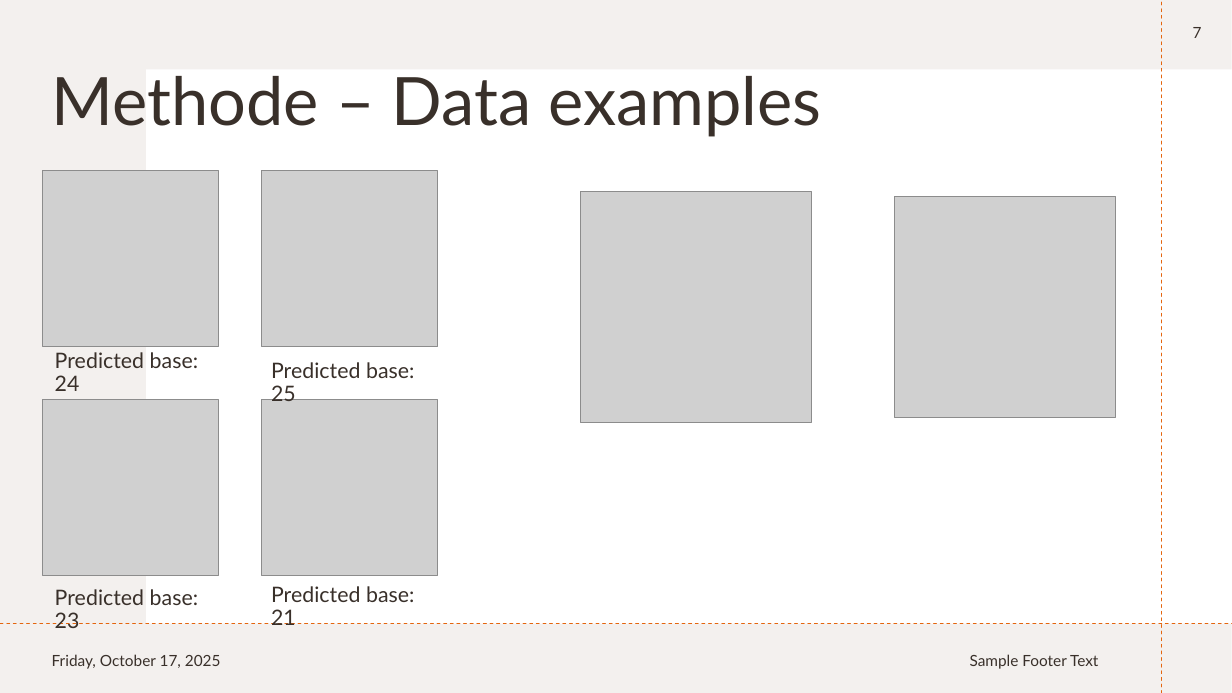
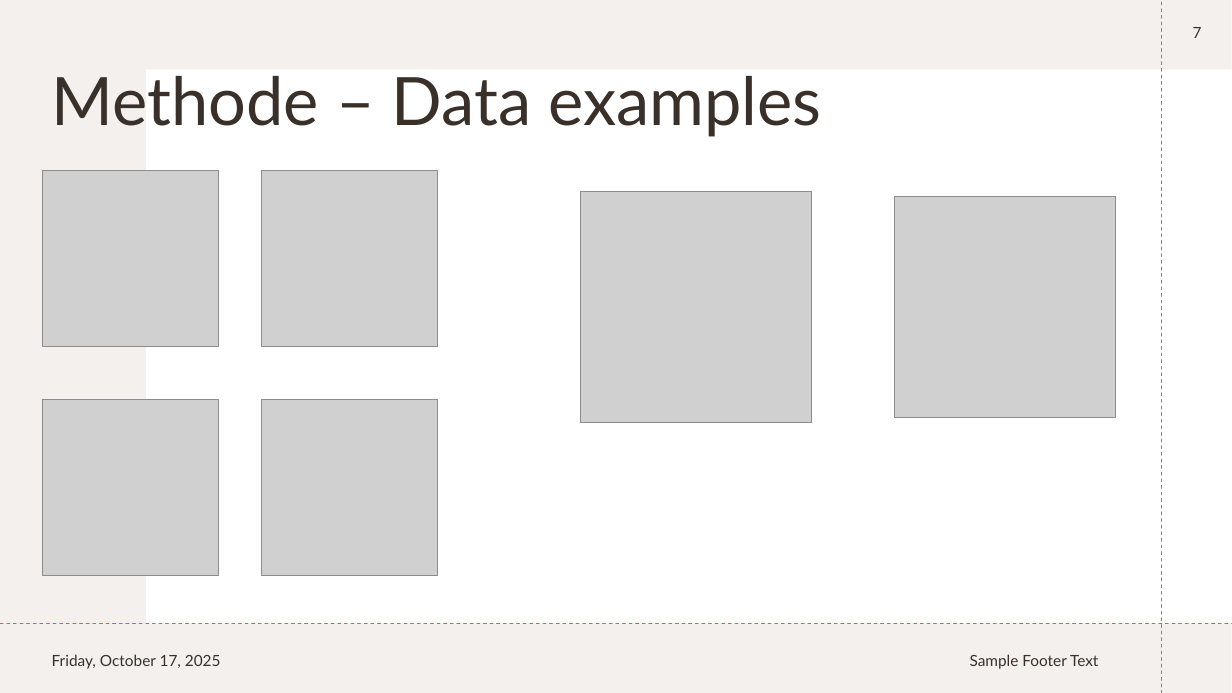
Before and after one commit to FrankVanDerVelde/master_applied-artificial_intelligence, a slide deck: slide 7 of symposium/symposium presentation.pptx. Drawn at 1232x693 pixels with LibreOffice and Linux fonts; fonts in the diff are those of the drawing; grey boxes stand for pictures. Boxes give left, top, right and bottom in pixels: in the first picture for what was removed or moved away, otherwise in the second. Text is boxed around its words. In the diff, an @@ line names an element or a change of style, - is before the commit and + after.

```diff
--- a/symposium/symposium presentation.pptx
+++ b/symposium/symposium presentation.pptx
@@ text removed at <box>55,352,198,391</box> @@
-Predicted base: 24
@@ text removed at <box>271,362,414,401</box> @@
-Predicted base: 25
@@ text removed at <box>55,589,198,628</box> @@
-Predicted base: 23
@@ text removed at <box>271,586,414,625</box> @@
-Predicted base: 21
```
Also in this commit, not shown: 10 other slides changed.
